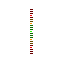
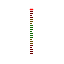
Before/after of a 64 × 64 layered artwork. What changed in the layer stack:
painted on "Layer 1" over left=30, top=15, right=32, bottom=48
